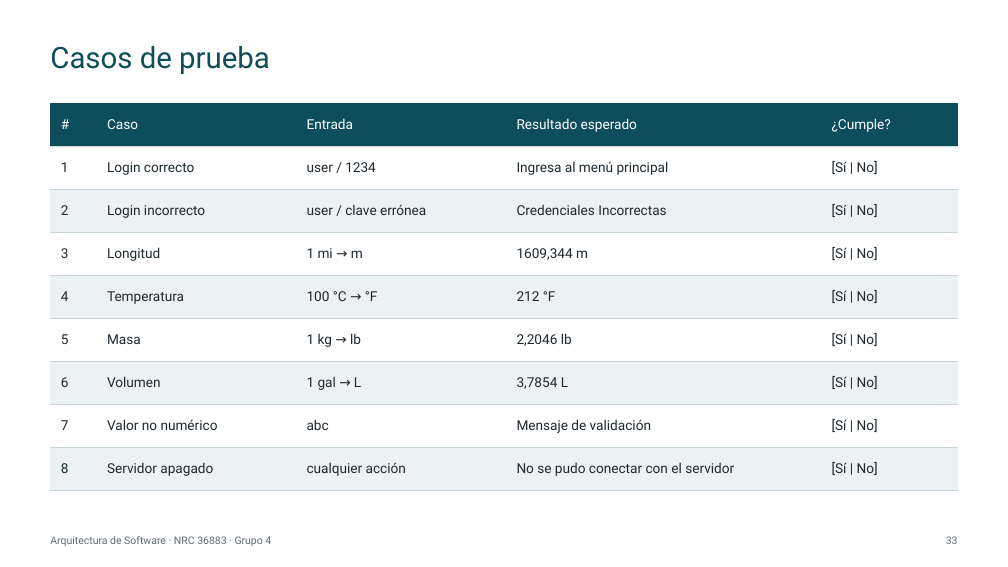
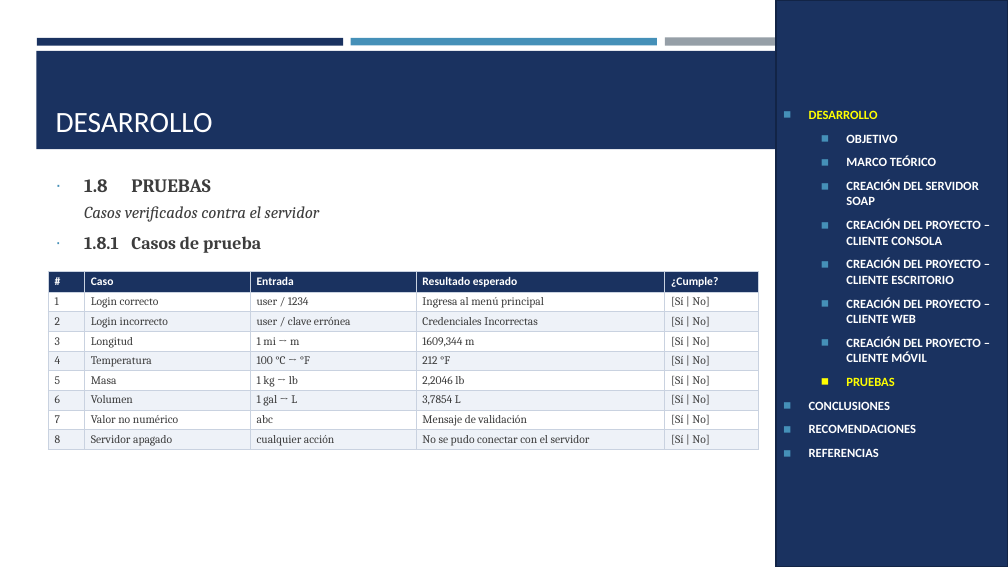
Before and after one commit to IMarcusDev/TI.1.1.-PAO202651_SOAP_JAVA_SINBDD_NRC_36883_GR04, a slide deck: slide 26 of 05. DOCUMENTACION/PRESENTACION TI.1.1. SOAP sin BDD en JAVA GR4.pptx (slide 33 before the commit). Drawn at 1008x567 pixels with LibreOffice and Linux fonts; fonts in the diff are those of the drawing. Boxes give left, top, right and bottom in pixels: in the first picture for what was removed or moved away, otherwise in the second. Text is boxed around its words. In the diff, an @@ line names an element or a change of style, - is before the commit and + after.

```diff
--- a/05. DOCUMENTACION/PRESENTACION TI.1.1. SOAP sin BDD en JAVA GR4.pptx
+++ b/05. DOCUMENTACION/PRESENTACION TI.1.1. SOAP sin BDD en JAVA GR4.pptx
@@ rectangle added at (776,0,1008,567), fill #1A3260, outline #122446 1.75 pt, 12 pt, text #FFFFFF, bold @@
+◼ DESARROLLO
+  ◼ OBJETIVO
+  ◼ MARCO TEÓRICO
+  ◼ CREACIÓN DEL SERVIDOR SOAP
+  ◼ CREACIÓN DEL PROYECTO – CLIENTE CONSOLA
+  ◼ CREACIÓN DEL PROYECTO – CLIENTE ESCRITORIO
+  ◼ CREACIÓN DEL PROYECTO – CLIENTE WEB
+  ◼ CREACIÓN DEL PROYECTO – CLIENTE MÓVIL
+  ◼ PRUEBAS
+◼ CONCLUSIONES
+◼ RECOMENDACIONES
+◼ REFERENCIAS
@@ rectangle added at (36,51,972,149), fill #1A3260 @@
@@ rectangle added at (37,38,343,45), fill #1A3260 @@
@@ title removed at (50,46,270,74) @@
-Casos de prueba
@@ rectangle added at (351,38,657,45), fill #4590B8 @@
@@ rectangle added at (665,38,971,46), fill #969FA7 @@
@@ title added at (56,113,213,132), 28 pt, text #FFFFFF @@
+DESARROLLO
@@ text added at (84,179,320,253), 16 pt, text #3D3D3D, italic @@
+∙ 1.8 PRUEBAS
+Casos verificados contra el servidor
+∙ 1.8.1 Casos de prueba
@@ table at (48,271,758,461) @@
@@ fill #0E4D5C to #1A3260 in row 1 @@
@@ fill #EAF2F3 to #EEF2F8 in 20 cells @@
@@ size 13 to 11 pt, font Roboto to Cambria, text colour #1F2A30 to #3D3D3D @@
@@ font Roboto to Calibri, bold on in "#", "Caso", "Entrada", "Resultado esperado" and 1 more places @@
@@ borders changed @@
@@ table: place and size @@
-table at (51,103,959,490)
+table at (48,271,758,461)
@@ text removed at (50,536,271,546) @@
-Arquitectura de Software · NRC 36883 · Grupo 4
@@ page number removed at (946,536,958,544) @@
-33
```
Also in this commit, not shown: 23 other slides changed, 6 slides added, 14 slides removed, 1 other file.
